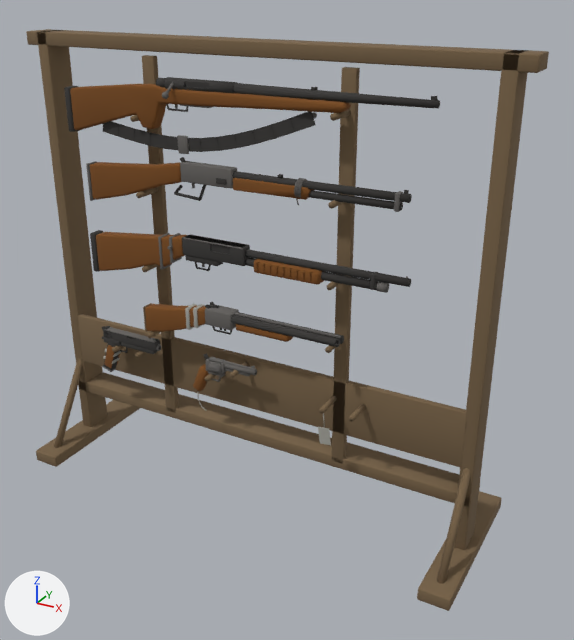
One commit to the glTF model reference/models/bohemia/gun_rack.glb: the scene before it, then after it.
Rendered twice from a 50 mm camera at (1.122, -1.78, 1.522) aimed at (0.101, 0.077, 0.593). Lighting does not change. The marker at lower left points along +X, +Y and +Z. The first picture is the older version. Where no turn or scale is listed for an object, it has been applied to the vertices.

Script lines for the objects in view, before the commit:
```python
ob_dust_cover = bpy.data.objects.new('dust_cover', me_cube_059)
ob_dust_cover.location = (-0.4, -0.032, 0.46)
ob_frame = bpy.data.objects.new('frame', me_cube_060)
ob_frame.location = (-0.4, -0.032, 0.46)
ob_grip_frame = bpy.data.objects.new('grip_frame', me_cube_061)
ob_grip_frame.location = (-0.4, -0.032, 0.46)
ob_peg_pistol_a__355 = bpy.data.objects.new('peg_pistol_a_-355', me_cylinder_044)
ob_peg_pistol_a__355.location = (-0.355, -0.02, 0.428)
ob_peg_pistol_a__445 = bpy.data.objects.new('peg_pistol_a_-445', me_cylinder_043)
ob_peg_pistol_a__445.location = (-0.445, -0.02, 0.427)
ob_peg_pistol_b__5 = bpy.data.objects.new('peg_pistol_b_-5', me_cylinder_057)
ob_peg_pistol_b__5.location = (-0.005, -0.02, 0.449)
ob_peg_pistol_b__95 = bpy.data.objects.new('peg_pistol_b_-95', me_cylinder_056)
ob_peg_pistol_b__95.location = (-0.095, -0.02, 0.413)
ob_pistol_board = bpy.data.objects.new('pistol_board', me_cube_008)
ob_pistol_board.location = (0.0, 0.0, 0.0)
ob_stock = bpy.data.objects.new('stock', me_stock)
ob_stock.location = (-0.065, -0.032, 1.25)
# also in view: 'slat_0' at (-0.3, 0.03, 0.755); 'receiver' at (-0.09, -0.032, 1.25); 'barrel' at (0.28, -0.032, 1.25); 'stock.001' at (-0.321, -0.032, 0.974); 'receiver.002' at (-0.065, -0.032, 0.812)
```
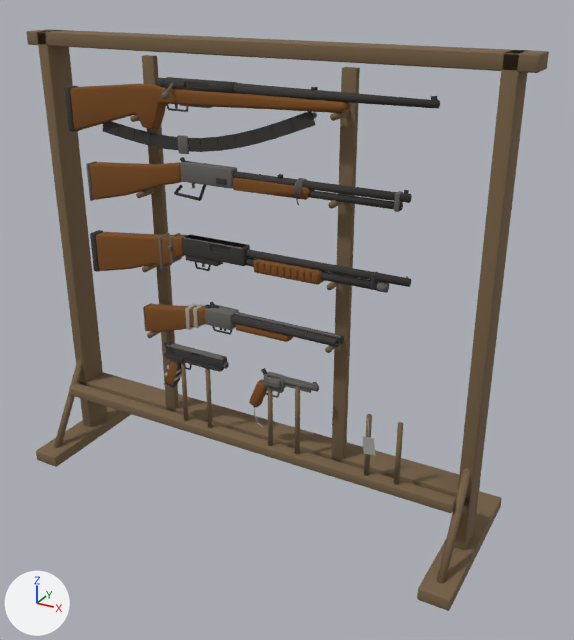
Where the newer file only moved an object's origin or applied its transform, the numbers keep the older frame.

Boxes (x1, y1, x2, y2) around the edits, measured in the pictures (574 x 640 px):
'pistol_board', deleted (brown): before (77, 314, 468, 467)
'pistol_rail', added: after (69, 383, 456, 513)
'slide', moved: before (103, 329, 160, 351); after (166, 345, 227, 369)
'grip', moved: before (193, 364, 209, 391); after (249, 379, 267, 407)
'slide_wear', moved: before (104, 327, 159, 343); after (167, 343, 226, 360)
'grip_panel_0', moved: before (104, 345, 115, 368); after (166, 361, 178, 386)
'barrel.003', moved: before (224, 363, 257, 376); after (283, 378, 319, 392)
'dust_cover', moved: before (120, 342, 157, 354); after (184, 359, 224, 372)
'peg_pistol_a_-110', added: after (205, 368, 213, 428)
'peg_pistol_a_-200', added: after (181, 362, 189, 421)
'grip_frame', moved: before (103, 342, 119, 370); after (165, 359, 181, 388)
'rib', moved: before (223, 360, 256, 371); after (283, 376, 318, 387)
'frame', moved: before (104, 337, 121, 346); after (166, 354, 184, 363)
'shroud.001', moved: before (225, 368, 250, 377); after (284, 383, 311, 393)
'frame_bottom', moved: before (208, 371, 226, 377); after (266, 387, 284, 393)
'peg_pistol_b_-5', deleted: before (230, 362, 249, 378)
'peg_pistol_a_-445', deleted: before (112, 345, 124, 353)
'peg_pistol_b_-95', deleted: before (205, 374, 216, 382)
'peg_pistol_a_-355', deleted: before (135, 351, 146, 358)
'mag_base', moved: before (103, 366, 116, 372); after (164, 383, 177, 390)

The change in detail:
Mesh me_cylinder_057_1 is new.
It has 20 vertices, 36 faces and spans x -0.007..0.007, y -0.008..0.008, z -0.114..0.114.
It uses material mat_pine (brown #786348).
Mesh me_cylinder_056_1 is new.
It has 20 vertices, 36 faces and spans x -0.007..0.007, y -0.008..0.008, z -0.096..0.096.
It uses material mat_pine (brown #786348).
Mesh me_cylinder_044_1 is new.
It has 20 vertices, 36 faces and spans x -0.007..0.007, y -0.008..0.008, z -0.104..0.104.
It uses material mat_pine (brown #786348).
Mesh me_cylinder_043_1 is new.
It has 20 vertices, 36 faces and spans x -0.007..0.007, y -0.008..0.008, z -0.103..0.103.
It uses material mat_pine (brown #786348).
Mesh me_cube_008_1 is new.
It has 56 vertices, 108 faces and spans x -0.67..0.67, y -0.052..-0.012, z 0.2..0.23.
It uses material mat_pine (brown #786348).
Object 'pistol_board' (ob_pistol_board) is deleted.
Object 'dust_cover' (ob_dust_cover) moves from (-0.4, -0.032, 0.46) to (-0.155, -0.032, 0.46).
Object 'frame' (ob_frame) moves from (-0.4, -0.032, 0.46) to (-0.155, -0.032, 0.46).
Object 'grip_frame' (ob_grip_frame) moves from (-0.4, -0.032, 0.46) to (-0.155, -0.032, 0.46).
Object 'grip_panel_0' (ob_grip_panel_0) moves from (-0.4, -0.032, 0.46) to (-0.155, -0.032, 0.46).
Object 'mag_base' (ob_mag_base) moves from (-0.4, -0.032, 0.46) to (-0.155, -0.032, 0.46).
Object 'slide' (ob_slide) moves from (-0.4, -0.032, 0.46) to (-0.155, -0.032, 0.46).
Object 'slide_wear' (ob_slide_wear) moves from (-0.4, -0.032, 0.46) to (-0.155, -0.032, 0.46).
Object 'peg_pistol_a_-445' (ob_peg_pistol_a__445) is deleted.
Object 'peg_pistol_a_-355' (ob_peg_pistol_a__355) is deleted.
Object 'barrel.003' (ob_barrel_003) moves from (0.002, -0.032, 0.46) to (0.202, -0.032, 0.46).
Object 'frame_bottom' (ob_frame_bottom) moves from (-0.082, -0.032, 0.46) to (0.118, -0.032, 0.46).
Object 'grip' (ob_grip) moves from (-0.082, -0.032, 0.46) to (0.118, -0.032, 0.46).
Object 'muzzle.001' (ob_muzzle_001) moves from (0.058, -0.032, 0.46) to (0.258, -0.032, 0.46).
Object 'rib' (ob_rib) moves from (-0.082, -0.032, 0.46) to (0.118, -0.032, 0.46).
Object 'shroud.001' (ob_shroud_001) moves from (-0.008, -0.032, 0.447) to (0.192, -0.032, 0.447).
Object 'peg_pistol_b_-95' (ob_peg_pistol_b__95) is deleted.
Object 'peg_pistol_b_-5' (ob_peg_pistol_b__5) is deleted.
Object 'peg_pistol_b_195' (ob_peg_pistol_b_195) is new; it shows me_cylinder_057_1.
Its location is (0.195, -0.032, 0.344).
Object 'peg_pistol_b_105' (ob_peg_pistol_b_105) is new; it shows me_cylinder_056_1.
Its location is (0.105, -0.032, 0.326).
Object 'peg_pistol_a_-110' (ob_peg_pistol_a__110) is new; it shows me_cylinder_044_1.
Its location is (-0.11, -0.032, 0.334).
Object 'peg_pistol_a_-200' (ob_peg_pistol_a__200) is new; it shows me_cylinder_043_1.
Its location is (-0.2, -0.032, 0.333).
Object 'pistol_rail' (ob_pistol_rail) is new; it shows me_cube_008_1.
Its location is (0.0, 0.0, 0.0).
